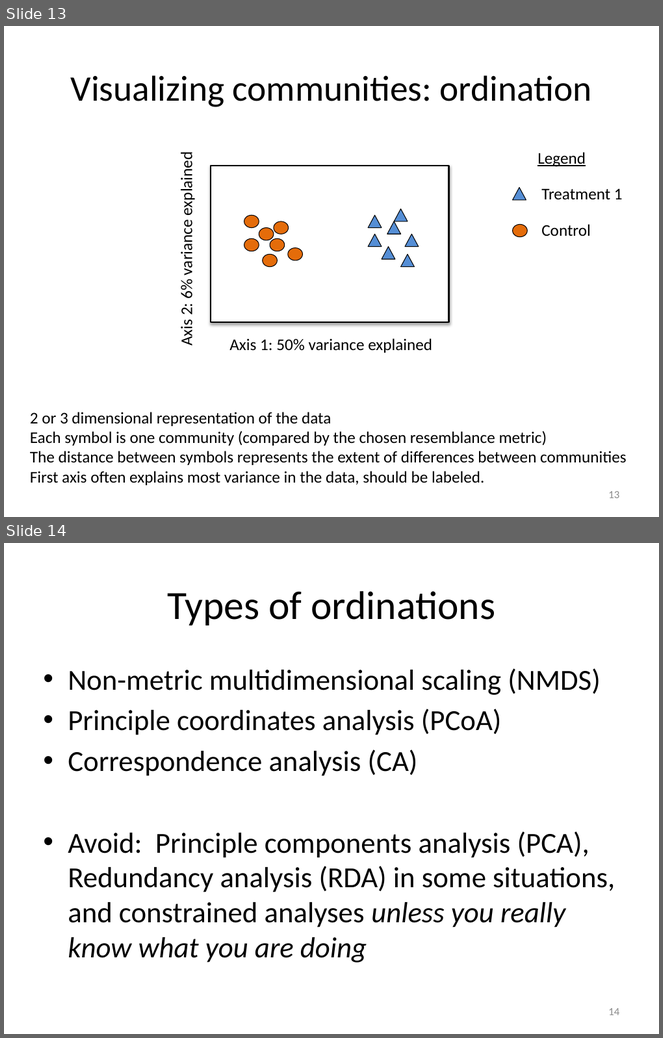
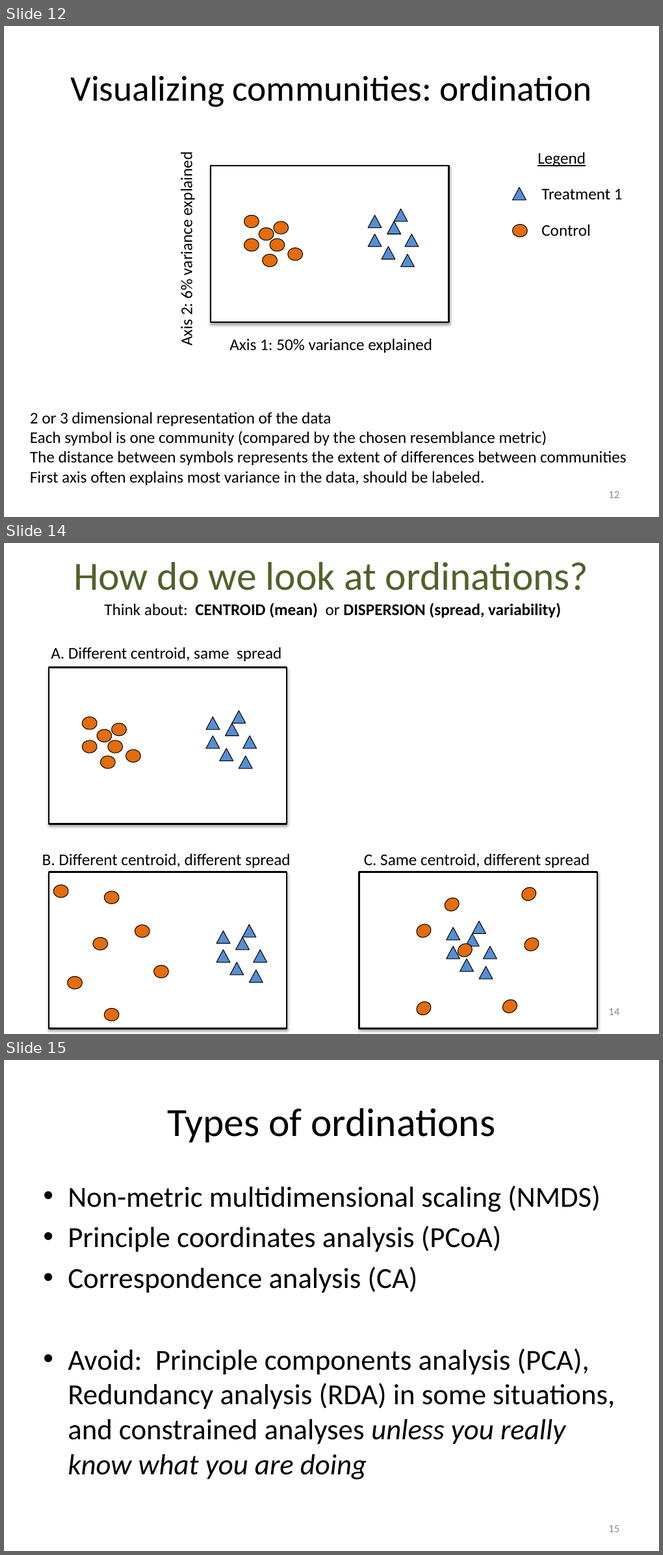
Before and after one commit to edamame-course/docs, a slide deck: extra/Presentations/2014-08-14-PM_Ashley_Lecture3.pptx. Shown one above the other, each under a label of ours: slides 13 and 14 before the commit, slides 12, 14 and 15 after it; the slides between them are not shown. The pictures are 663x1038 and 663x1555 pixels, drawn with LibreOffice and Linux fonts; fonts in the diff are those of the drawing. Boxes give left, top, right and bottom in pixels: in the first picture for what was removed or moved away, otherwise in the second. Text is boxed around its words. In the diff, an @@ line names an element or a change of style, - is before the commit and + after.

```diff
--- a/extra/Presentations/2014-08-14-PM_Ashley_Lecture3.pptx
+++ b/extra/Presentations/2014-08-14-PM_Ashley_Lecture3.pptx
@@ slide 14 added at (4, 543, 659, 1034), background #FFFFFF @@
@@ title added at (74, 562, 589, 590), 44 pt, text #4F6228 @@
+How do we look at ordinations?
@@ text added at (104, 603, 561, 618), 18 pt, text #000000, bold @@
+Think about: CENTROID (mean) or DISPERSION (spread, variability)
@@ group added at (49, 647, 287, 824): 7 ellipses, 7 triangles, 1 rectangle, 1 text @@
+A. Different centroid, same spread
@@ group added at (42, 854, 290, 1029): 7 ellipses, 7 triangles, 1 rectangle, 1 text @@
+B. Different centroid, different spread
@@ group added at (359, 854, 597, 1029): 7 triangles, 7 ellipses, 1 rectangle, 1 text @@
+C. Same centroid, different spread
@@ page number added at (608, 1008, 620, 1016), 12 pt, text #8C8C8C @@
+14
@@ what was slide 13 is now slide 12 @@
@@ page number at (608, 491, 620, 499): text changed @@
-13
+12
@@ what was slide 14 is now slide 15 @@
@@ page number at (608, 1525, 620, 1533): text changed @@
-14
+15
```
Also in this commit, not shown: 1 slide changed, 2 other slides added, 2 slides removed, 2 other files.
